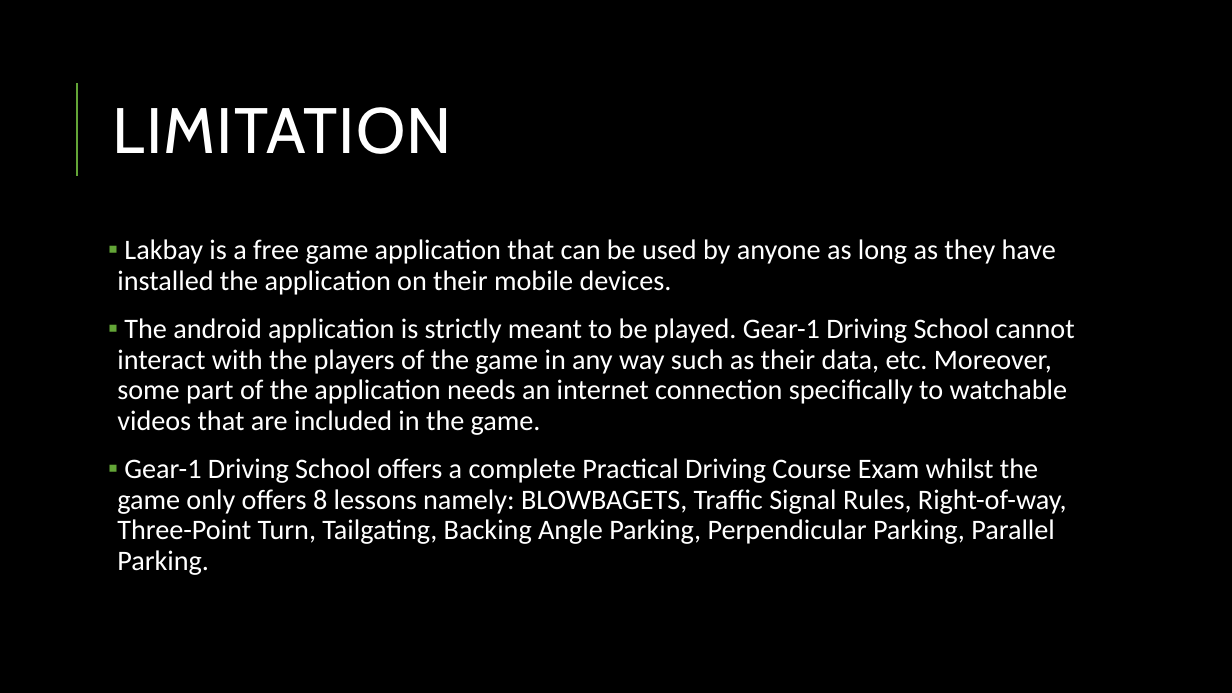
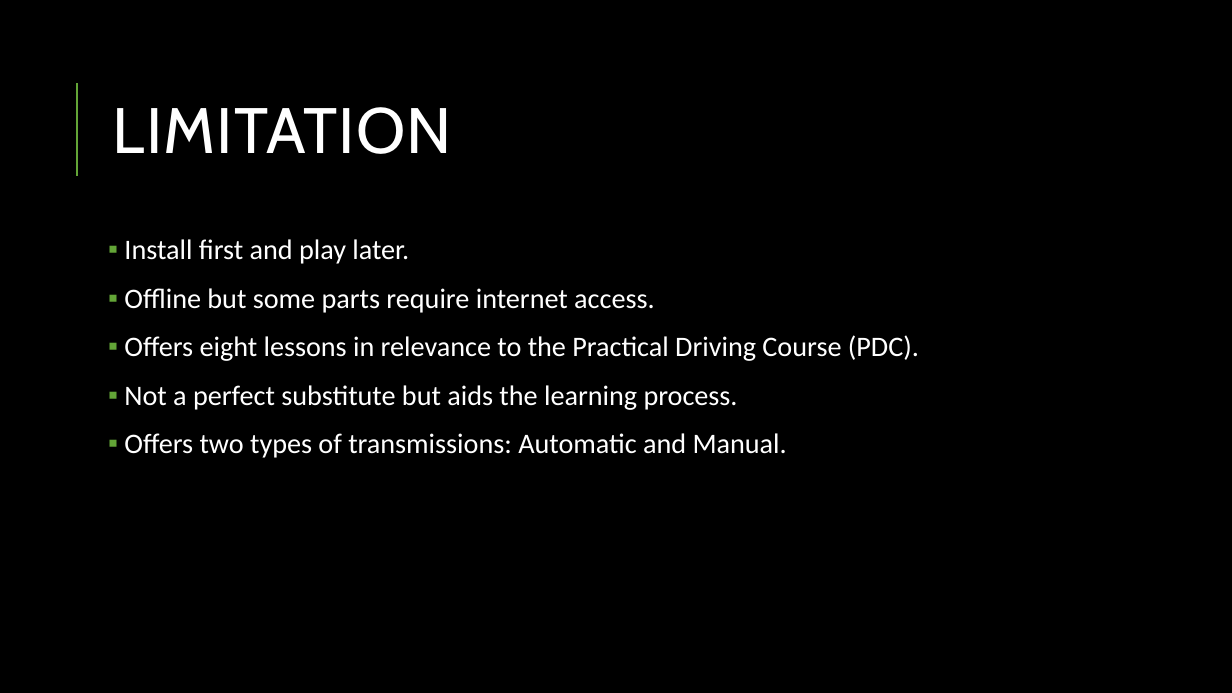
Before and after one commit to enaielei-bsit/3-2-2-itec-200a-capstone, a slide deck: slide 5 of documentation/assets/documents/lakbay-final-defense-presentation.pptx. Drawn at 1232x693 pixels with LibreOffice and Linux fonts; fonts in the diff are those of the drawing. Boxes give left, top, right and bottom in pixels: in the first picture for what was removed or moved away, otherwise in the second. Text is boxed around its words. In the diff, an @@ line names an element or a change of style, - is before the commit and + after.

```diff
--- a/documentation/assets/documents/lakbay-final-defense-presentation.pptx
+++ b/documentation/assets/documents/lakbay-final-defense-presentation.pptx
@@ text at (124,239,919,458): text changed @@
-▪ Lakbay is a free game application that can be used by anyone as long as they have installed the application on their mobile devices.
-▪ The android application is strictly meant to be played. Gear-1 Driving School cannot interact with the players of the game in any way such as their data, etc. Moreover, some part of the application needs an internet connection specifically to watchable videos that are included in the game.
-▪ Gear-1 Driving School offers a complete Practical Driving Course Exam whilst the game only offers 8 lessons namely: BLOWBAGETS, Traffic Signal Rules, Right-of-way, Three-Point Turn, Tailgating, Backing Angle Parking, Perpendicular Parking, Parallel Parking.
+▪ Install first and play later.
+▪ Offline but some parts require internet access.
+▪ Offers eight lessons in relevance to the Practical Driving Course (PDC).
+▪ Not a perfect substitute but aids the learning process.
+▪ Offers two types of transmissions: Automatic and Manual.
```
Also in this commit, not shown: 1 slide removed.
